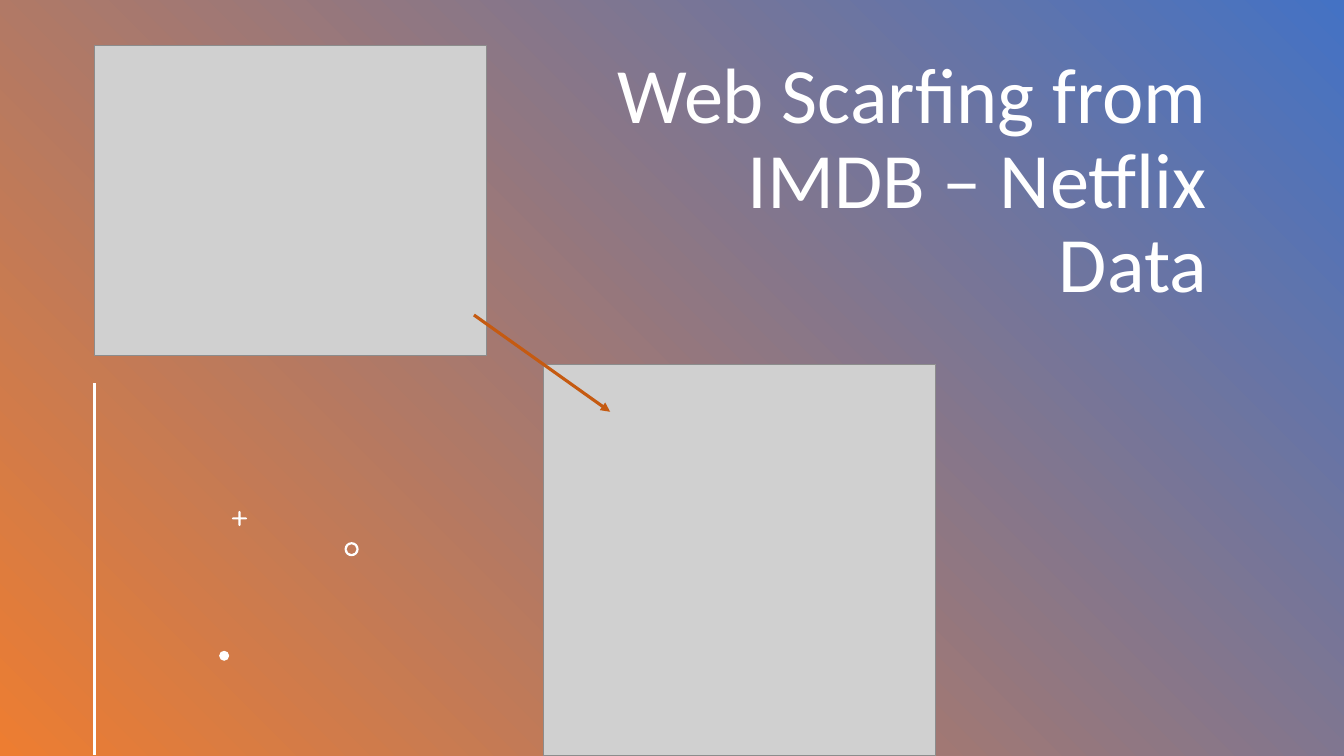
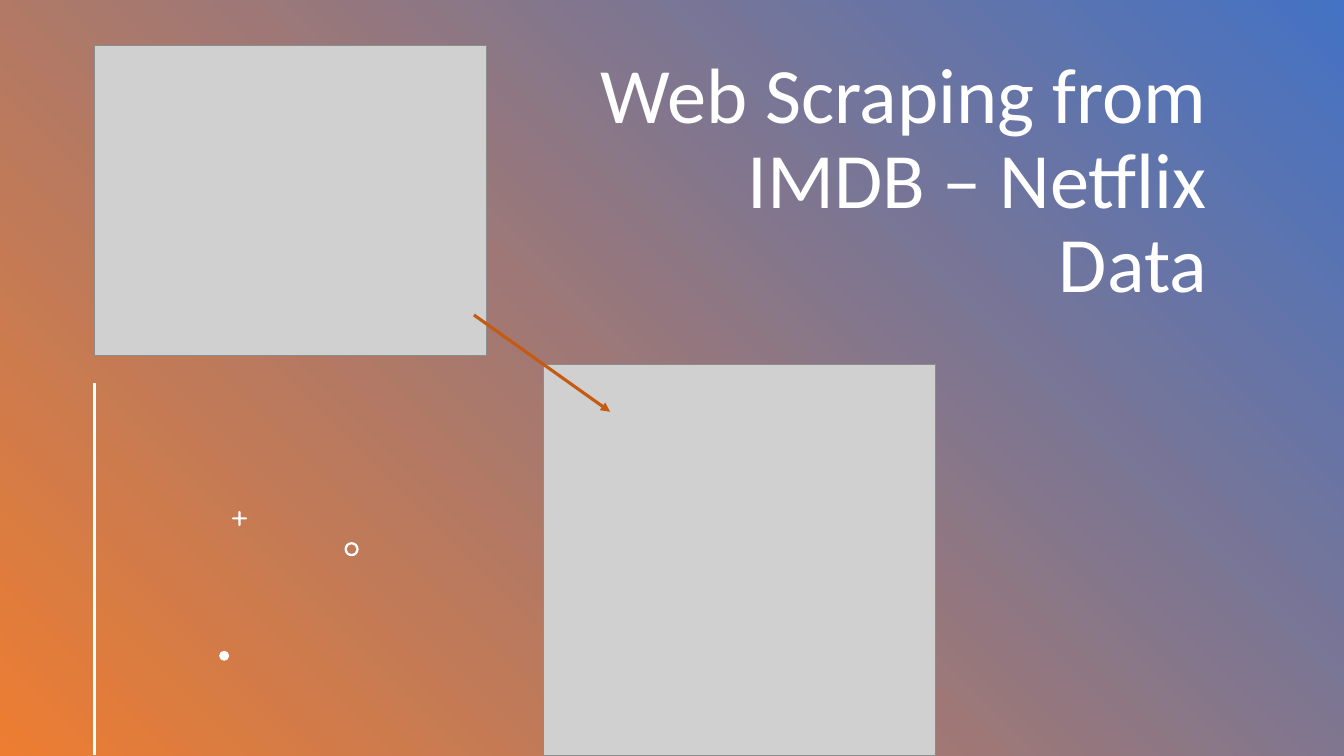
Before and after one commit to YashzAlphaGeek/Web-Scarfing-Using-Java, a slide deck: slide 3 of Web Scarfing Using Java.pptx. Drawn at 1344x756 pixels with LibreOffice and Linux fonts; fonts in the diff are those of the drawing; grey boxes stand for pictures. Boxes give left, top, right and bottom in pixels: in the first picture for what was removed or moved away, otherwise in the second. Text is boxed around its words. In the diff, an @@ line names an element or a change of style, - is before the commit and + after.

Commit message:
Renaming of Scraping

```diff
--- a/Web Scarfing Using Java.pptx
+++ b/Web Scarfing Using Java.pptx
@@ title at [600, 68, 1207, 293]: text changed @@
-Web Scarfing from IMDB – Netflix Data
+Web Scraping from IMDB – Netflix Data
```
Also in this commit, not shown: 1 other slide changed, 4 other files.
